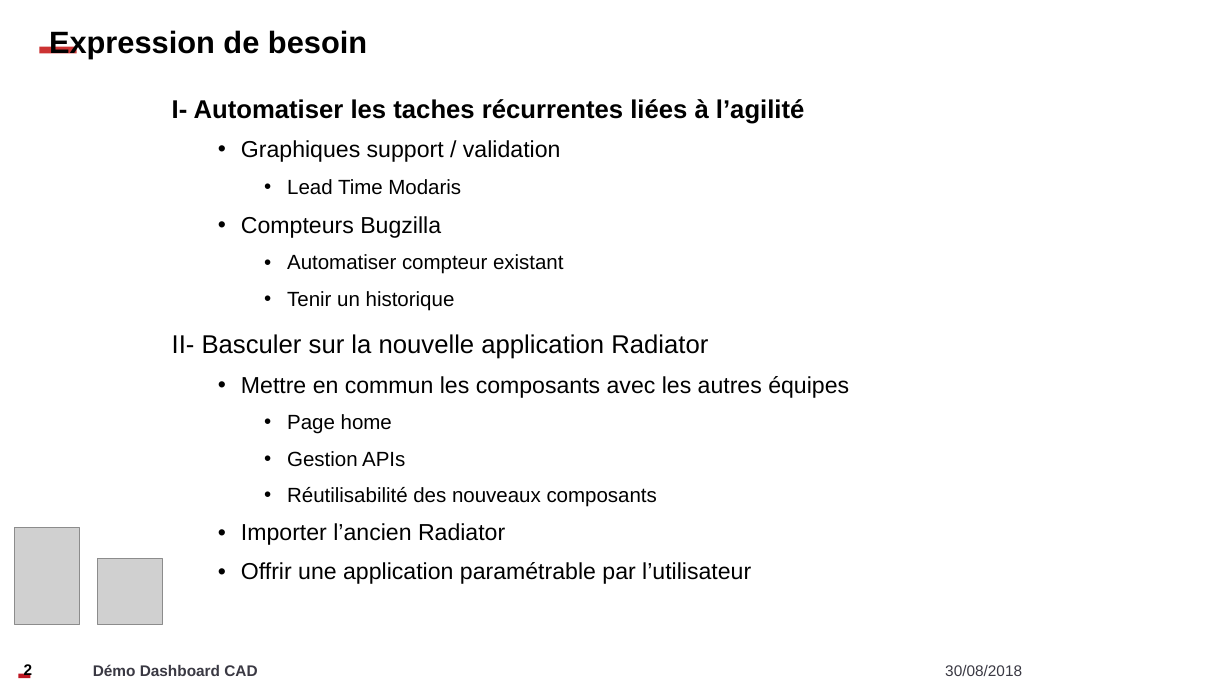
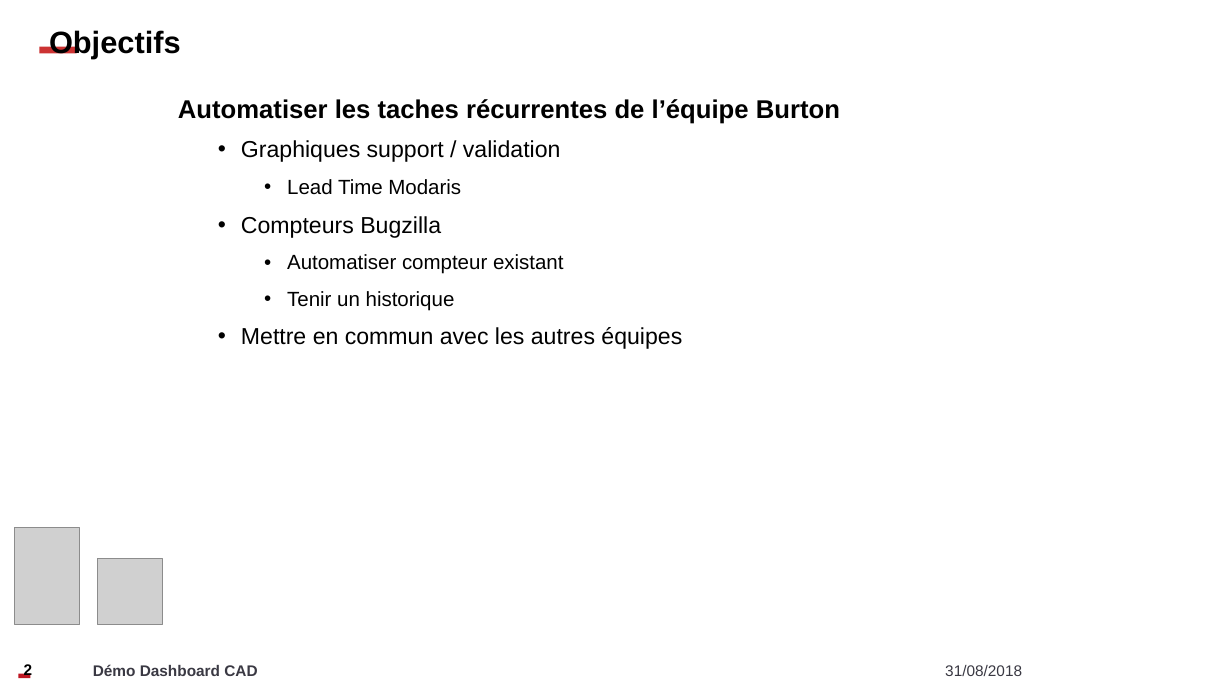
Before and after one commit to Zadrott/rapportStage, a slide deck: slide 2 of Présentation.pptx. Drawn at 1232x693 pixels with LibreOffice and Linux fonts; fonts in the diff are those of the drawing; grey boxes stand for pictures; background and template pictures are left out. Boxes give left, top, right and bottom in pixels: in the first picture for what was removed or moved away, otherwise in the second. Text is boxed around its words. In the diff, an @@ line names an element or a change of style, - is before the commit and + after.

```diff
--- a/Présentation.pptx
+++ b/Présentation.pptx
@@ text at bbox=[49, 30, 181, 59]: text changed @@
-Expression de besoin
+Objectifs
@@ text at bbox=[178, 99, 840, 124]: text changed @@
-I- Automatiser les taches récurrentes liées à l’agilité
+Automatiser les taches récurrentes de l’équipe Burton
@@ text at bbox=[241, 327, 682, 349]: text changed @@
-II- Basculer sur la nouvelle application Radiator
-  • Mettre en commun les composants avec les autres équipes
-    • Page home
-    • Gestion APIs
-    • Réutilisabilité des nouveaux composants
-  • Importer l’ancien Radiator
-  • Offrir une application paramétrable par l’utilisateur
+  • Mettre en commun avec les autres équipes
@@ text at bbox=[945, 665, 1022, 676]: text changed @@
-30/08/2018
+31/08/2018
```
Also in this commit, not shown: 5 other slides changed, 1 slide added, 8 slides removed, 4 other files.
